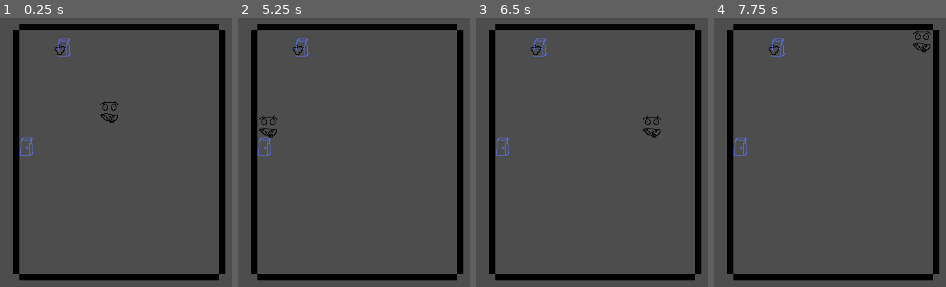
Above: before the commit, frames 1-4 (left to right).
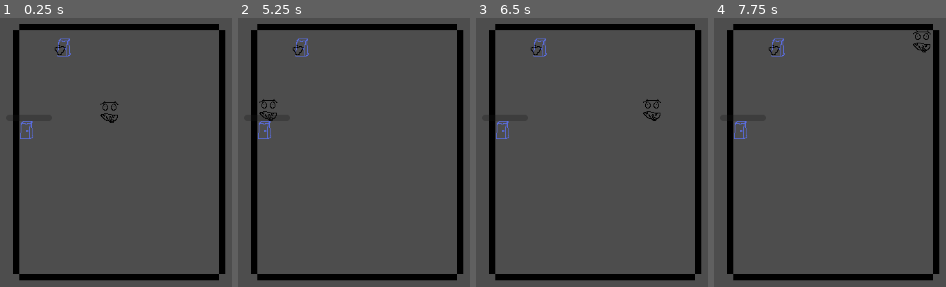
Above: after the commit, the same moments.

Repository: QuFafaulu/game-jam-2026
Game: Godot game, scene res://scenes/stage.tscn
Same seed, same stepped clock (60 frames per second), same inputs: the game is played once before the commit and once after it. Before the commit the project has no main scene; this scene is started directly in both runs.
Inputs:
- Up to frame 1 (0.25 s): no input
- Up to frame 2 (5.25 s): tap Enter at 0.5, 5 s; hold D (move_right) 0.53-1.28 s; tap Space (interact) at 0.6, 1.35, 2.1, 2.75, 2.85, 3.6, 4.35, 5.1 s; hold S (move_down) 1.28-2.03 s; hold D (move_right) 2.03-2.78 s; hold W (move_up) 2.78-3.53 s; hold A (move_left) 3.53-5.03 s; hold S (move_down) from 5.03 s (still down)
- Up to frame 3 (6.5 s): tap Space (interact) at 5.75, 5.85 s; release S (move_down) at 5.78 s; hold D (move_right) from 5.78 s (still down)
- Up to frame 4 (7.75 s): release D (move_right) at 6.53 s; hold W (move_up) 6.53-7.28 s; tap Space (interact) at 6.6, 7.35 s; tap Enter at 7.25 s; hold D (move_right) from 7.28 s (still down)

The runs differ from the first frame. In frame 1, 0.3% of the frame differs, in the area x 8-15%, y 38-52%; in frame 2, 0.7%; in frame 3, 0.7%, in the area x 8-80%, y 30-52%; in frame 4, 0.3%.

Commit message:
Cleaned up item passing and added oven progress bar

Diff:
--- /dev/null
+++ b/oven.gd
@@ -0,0 +1 @@
+extends Station
--- a/project.godot
+++ b/project.godot
@@ -11,6 +11,7 @@
 [application]
 
 config/name="Game Jam 2026"
+run/main_scene="uid://gukl0umto2eh"
 config/features=PackedStringArray("4.5", "GL Compatibility")
 config/icon="res://sprites/icon.svg"
 
--- a/scenes/chef.tscn
+++ b/scenes/chef.tscn
@@ -33,3 +33,5 @@
 
 [node name="CollisionShape2D" type="CollisionShape2D" parent="Area2D"]
 shape = SubResource("RectangleShape2D_5cx38")
+
+[node name="Inventory" type="Node2D" parent="."]
--- a/scenes/fridge.tscn
+++ b/scenes/fridge.tscn
@@ -35,6 +35,8 @@
 
 [node name="Station" type="Area2D"]
 script = ExtResource("1_e6sfw")
+cook_time = null
+cookable = null
 metadata/_custom_type_script = "uid://bo2oxn75tbl7i"
 
 [node name="InteractArea" type="CollisionShape2D" parent="."]
@@ -54,10 +56,10 @@
 
 [node name="Apple" parent="Inventory" instance=ExtResource("3_gk71u")]
 texture = ExtResource("4_gk71u")
+cookable = true
 
 [node name="Orange" parent="Inventory" instance=ExtResource("3_gk71u")]
 texture = ExtResource("4_gk71u")
-tint = Color(0.91764706, 0.2784314, 0.043137256, 1)
 cookable = true
 
 [connection signal="body_exited" from="." to="." method="_on_fridge_interact_body_exited"]
--- a/scenes/item.tscn
+++ b/scenes/item.tscn
@@ -1,14 +1,21 @@
-[gd_scene load_steps=3 format=3 uid="uid://cesub6r60e3a"]
+[gd_scene load_steps=4 format=3 uid="uid://cesub6r60e3a"]
 
 [ext_resource type="Script" uid="uid://diwyaltxlyv5t" path="res://scripts/classes/item.gd" id="1_f1eh7"]
 
 [sub_resource type="RectangleShape2D" id="RectangleShape2D_tnite"]
 
+[sub_resource type="RectangleShape2D" id="RectangleShape2D_4gq7n"]
+
 [node name="Item" type="Area2D"]
 script = ExtResource("1_f1eh7")
 metadata/_custom_type_script = "uid://c672w24kn7bpt"
 
-[node name="CollisionShape2D" type="CollisionShape2D" parent="."]
+[node name="InteractArea" type="CollisionShape2D" parent="."]
 shape = SubResource("RectangleShape2D_tnite")
 
 [node name="Sprite" type="Sprite2D" parent="."]
+
+[node name="CollisionBody" type="RigidBody2D" parent="."]
+
+[node name="CollisionBodyShape" type="CollisionShape2D" parent="CollisionBody"]
+shape = SubResource("RectangleShape2D_4gq7n")
--- a/scenes/oven.tscn
+++ b/scenes/oven.tscn
@@ -1,55 +1,7 @@
-[gd_scene load_steps=8 format=3 uid="uid://pn5618ft84ov"]
+[gd_scene load_steps=3 format=3 uid="uid://pn5618ft84ov"]
 
-[ext_resource type="Script" uid="uid://bhxlwd2sarxuk" path="res://scripts/scene_scripts/oven.gd" id="1_nd33l"]
-[ext_resource type="Texture2D" uid="uid://u0wfnxd8fyhh" path="res://sprites/Oven.png" id="2_pgb8s"]
+[ext_resource type="PackedScene" uid="uid://bwo7qpkc4hliq" path="res://scenes/station.tscn" id="1_nd33l"]
+[ext_resource type="Script" uid="uid://xcxbrfp0361k" path="res://oven.gd" id="2_pgb8s"]
 
-[sub_resource type="RectangleShape2D" id="RectangleShape2D_dawyj"]
-size = Vector2(48, 55)
-
-[sub_resource type="AtlasTexture" id="AtlasTexture_6u3yf"]
-atlas = ExtResource("2_pgb8s")
-region = Rect2(0, 0, 35, 32)
-
-[sub_resource type="AtlasTexture" id="AtlasTexture_gv0pl"]
-atlas = ExtResource("2_pgb8s")
-region = Rect2(35, 0, 35, 32)
-
-[sub_resource type="SpriteFrames" id="SpriteFrames_skjd0"]
-animations = [{
-"frames": [{
-"duration": 1.0,
-"texture": SubResource("AtlasTexture_6u3yf")
-}, {
-"duration": 1.0,
-"texture": SubResource("AtlasTexture_gv0pl")
-}],
-"loop": true,
-"name": &"default",
-"speed": 5.0
-}]
-
-[sub_resource type="RectangleShape2D" id="RectangleShape2D_6u3yf"]
-size = Vector2(18, 26)
-
-[node name="Oven" type="Area2D"]
-script = ExtResource("1_nd33l")
-tint = null
-cookable = null
-metadata/_custom_type_script = "uid://bo2oxn75tbl7i"
-
-[node name="InteractArea" type="CollisionShape2D" parent="."]
-position = Vector2(18, -1.5)
-shape = SubResource("RectangleShape2D_dawyj")
-
-[node name="Sprite" type="AnimatedSprite2D" parent="."]
-sprite_frames = SubResource("SpriteFrames_skjd0")
-
-[node name="StaticBody2D" type="StaticBody2D" parent="."]
-
-[node name="CollisionShape2D" type="CollisionShape2D" parent="StaticBody2D"]
-position = Vector2(3, -3)
-shape = SubResource("RectangleShape2D_6u3yf")
-
-[node name="Inventory" type="Node2D" parent="."]
-
-[connection signal="area_entered" from="." to="." method="_on_area_entered"]
+[node name="Oven" instance=ExtResource("1_nd33l")]
+script = ExtResource("2_pgb8s")
--- a/scenes/stage.tscn
+++ b/scenes/stage.tscn
@@ -45,13 +45,9 @@
 [node name="Fridge" parent="Interactable_objects" instance=ExtResource("4_l5bn0")]
 position = Vector2(443, 125)
 
-[node name="oven" parent="Interactable_objects" instance=ExtResource("5_vcsse")]
-position = Vector2(391, 268)
-tint = Color(0, 0, 0, 1)
-cookable = false
+[node name="Oven" parent="Interactable_objects" instance=ExtResource("5_vcsse")]
+position = Vector2(391, 244)
 
 [node name="DroppedItems" type="Node2D" parent="."]
 
 [connection signal="drop" from="Chef" to="." method="_on_chef_drop"]
-[connection signal="is_interacting" from="Chef" to="." method="_on_chef_is_interacting"]
-[connection signal="request_reparent" from="Interactable_objects/oven" to="." method="_on_request_reparent"]
--- a/scenes/station.tscn
+++ b/scenes/station.tscn
@@ -31,7 +31,7 @@
 [sub_resource type="RectangleShape2D" id="RectangleShape2D_6u3yf"]
 size = Vector2(18, 26)
 
-[node name="InteractableObj" type="Area2D"]
+[node name="Station" type="Area2D"]
 script = ExtResource("1_0r0hh")
 metadata/_custom_type_script = "uid://c672w24kn7bpt"
 
@@ -49,3 +49,11 @@
 shape = SubResource("RectangleShape2D_6u3yf")
 
 [node name="Inventory" type="Node2D" parent="."]
+
+[node name="ProgressBar" type="ProgressBar" parent="."]
+process_mode = 3
+offset_left = -26.0
+offset_top = -25.0
+offset_right = 40.0
+offset_bottom = -16.0
+show_percentage = false
--- a/scripts/classes/deprecated/interactable_object.gd
+++ /dev/null
@@ -1,6 +0,0 @@
-class_name InteractableObject
-extends Node2D
-
-func interact(... _args: Array) -> InteractableObject:
-	print("NOOOOOO")
-	return null
--- a/scripts/classes/deprecated/interactable_zone.gd
+++ /dev/null
@@ -1,7 +0,0 @@
-class_name InteractableZone
-extends Area2D
-
-@export var linked_object: InteractableObject
-
-func interact(...args: Array) -> InteractableObject:
-	return linked_object.interact(args)
--- a/scripts/classes/interactableObj.gd
+++ b/scripts/classes/interactableObj.gd
@@ -1,25 +1,14 @@
 class_name InteractrableObj
 extends Area2D
 
-@export var tint: Color #Property for easy recolours, but couldnt get it to work so unimplemented
-						#use built-in Modulate property instead
-
 @export var cookable: bool = false  #flag for stations to decide what they should interact with.
-
 @onready var sprite := $Sprite
 
-
-
-func interact(... _args: Array) -> InteractrableObj:
+func interact(_offered_item: Item) -> Item:
 	return null
-
-
-
-
 
 func _ready() -> void:
 	pass
 
-
-func _process(delta: float) -> void:
+func _process(_delta: float) -> void:
 	pass # Replace with function body.
--- a/scripts/classes/item.gd
+++ b/scripts/classes/item.gd
@@ -2,8 +2,11 @@
 extends InteractrableObj
 
 @export var texture: Texture2D
+@export var collision_shape_scale: float = 0.9
 
-@onready var interaction_shape = $CollisionShape2D
+@onready var interact_area = $InteractArea
+@onready var collision_body = $CollisionBody
+@onready var collision_body_shape = $CollisionBody/CollisionBodyShape
 
 func _ready():
 	# By default, disable all interaction
@@ -11,17 +14,24 @@
 	# Set the Sprite to use the texture set by parent scene
 	sprite.texture = texture
 	# Set the interaction zone to match the sprite size
-	interaction_shape.shape.size = sprite.get_rect().size
-
+	interact_area.shape.size = sprite.get_rect().size
+	# Set the collision body shape to be a scaled-down version of sprite size
+	collision_body_shape.shape.size = sprite.get_rect().size*Vector2(collision_shape_scale, collision_shape_scale)
 
 func enable_interaction():
-	set_collision_layer_value(Global.DROPPED_ITEM_LAYER, true)
+	set_collision_layer_value(Global.DROPPED_ITEM_INTERACTION_LAYER, true)
 
 func disable_interaction():
 	# Turn off all collision layers
-	set_collision_layer_value(Global.UTILITY_LAYER, false)
-	set_collision_layer_value(Global.DROPPED_ITEM_LAYER, false)
-	set_collision_layer_value(Global.COMBAT_LAYER, false)
+	set_collision_layer_value(Global.STATION_INTERACTION_LAYER, false)
+	set_collision_layer_value(Global.DROPPED_ITEM_INTERACTION_LAYER, false)
+	set_collision_layer_value(Global.COMBAT_INTERACTION_LAYER, false)
 
-func interact(... _args: Array) -> InteractrableObj:
+func enable_collision():
+	collision_body.set_collision_layer_value(Global.PHYSICS_LAYER, true)
+
+func disable_collision():
+	collision_body.set_collision_layer_value(Global.PHYSICS_LAYER, false)
+
+func interact(_offered_item: Item) -> Item:
 	return self
--- a/scripts/classes/station.gd
+++ b/scripts/classes/station.gd
@@ -1,47 +1,63 @@
 class_name Station
 extends InteractrableObj
 
-signal request_reparent(station: Station, item: InteractrableObj)
 var is_cooking: bool = false #records sation state
-var cook_progress: int = 0 #percent value
+var cook_progress: float = 0.0 #percent value
 var meal_ready: bool = false
 
-@onready var inventory := $Inventory #Holds collected item (multiple items for fridge)
+@export var cook_time := 10
 
-func interact(... _args: Array) -> InteractrableObj:
-	return null
+@onready var inventory := $Inventory # Holds collected item (multiple items for fridge)
+@onready var progress_bar := $ProgressBar
 
-func take_item(item: InteractrableObj): #Collects cookable item dropped on it
-	if not is_cooking:
-		request_reparent.emit(self, item)
-		item.global_position = self.global_position
-		item.disable_interaction()
-		start_cooking(item)
+func interact(offered_item: Item) -> Item:
+	var offering_item: Item
+	if not inventory.get_child(0) == null and not is_cooking:
+		#if is_cooking:
+		#	interrupt_cooking()
+		offering_item = inventory.get_child(0)
+	else:
+		offering_item = null
+	if not offered_item == null and offered_item.cookable and not is_cooking:
+		take_item(offered_item)
+	return offering_item
+
+func take_item(item: Item): #Collects cookable item
+	item.reparent(inventory)
+	item.global_position = self.global_position
+	item.disable_interaction()
+	item.disable_collision()
+	start_cooking(item)
 
 func start_cooking(food: Item): #Starts cooking collected item
 	food.hide()
 	is_cooking = true
 
+func interrupt_cooking():
+	var meal = inventory.get_child(0)
+
+	meal.show()
+	cook_progress = 0
+	is_cooking = false
+
 func finish_cooking(): #Present cooked item and notify player
-
-	var meal = $Inventory.get_child(0) #fetch meal
+	var meal = inventory.get_child(0) #fetch meal
 
 	#prepare meal for player interaction
-	meal.texture = load("res://sprites/Borgir.png") #NOT WORKING
+	meal.sprite.texture = load("res://sprites/Borgir.png")
 	meal.show()
 	meal.cookable = false
-	meal.enable_interaction()
-
-	print("Meal ready!") #replace with singal to Main
 
 	#set station to meal_ready state
 	meal_ready = true
 	cook_progress = 0
 	is_cooking = false
 
-
 func _process(delta: float) -> void:
 	if is_cooking:
-		cook_progress += 1
-	if cook_progress >= 100:
+		cook_progress += delta
+	if cook_progress >= cook_time:
 		finish_cooking()
+	if not progress_bar == null: # bug? every other process cycle, the progress bar is null
+		progress_bar.max_value = cook_time
+		progress_bar.set_value_no_signal(cook_progress)
--- a/scripts/global.gd
+++ b/scripts/global.gd
@@ -1,7 +1,7 @@
 extends Node
 
-
-#Collision prioority: highest number is top priority, 0 is lowest
-const UTILITY_LAYER = 0
-const DROPPED_ITEM_LAYER = 1
-const COMBAT_LAYER = 2
+# Interaction priority: highest number is top priority, 0 is lowest
+const PHYSICS_LAYER = 0 # Used by physics bodies, not used for overlaps or interactions
+const STATION_INTERACTION_LAYER = 1 # Highest priority, used by interactable stage "stations"
+const DROPPED_ITEM_INTERACTION_LAYER = 2 # Used by dropped items
+const COMBAT_INTERACTION_LAYER = 3 # Used by combat entities (i.e. rats)
--- a/scripts/scene_scripts/chef.gd
+++ b/scripts/scene_scripts/chef.gd
@@ -1,31 +1,18 @@
 extends CharacterBody2D
 
 @export var max_speed := 300
+@export var inventory_slot_y_offset := -20
 @onready var interaction_zone: Area2D = $Area2D
-var cookable := false #Needed for all area 2Ds or else
+@onready var inventory: Node2D = $Inventory
 
-var carried_item: Item
-
-signal im_interacting_with_you #unimplemented
-signal is_interacting
-signal drop
+signal drop #Emitted when the chef drops an inventory item, to be intercepted by the stage
 
 func _ready():
 	# Set the chef's interaction zone to scan all layers that can be
 	# interacted with
-	interaction_zone.set_collision_mask_value(Global.UTILITY_LAYER, true)
-	interaction_zone.set_collision_mask_value(Global.DROPPED_ITEM_LAYER, true)
-
-func get_top_priority_interaction_zone(zones: Array[Area2D]) -> Area2D:
-	var prio_zone: Area2D
-	# Start with the 0 index zone
-	prio_zone = zones[0]
-	# Loop through all the zones,
-	# floating the highest collision layer zone to the top
-	for zone in zones:
-		if zone.collision_layer > prio_zone.collision_layer:
-			prio_zone = zone
-	return prio_zone
+	interaction_zone.set_collision_mask_value(Global.STATION_INTERACTION_LAYER, true)
+	interaction_zone.set_collision_mask_value(Global.DROPPED_ITEM_INTERACTION_LAYER, true)
+	self.set_collision_layer_value(Global.PHYSICS_LAYER, true)
 
 func _physics_process(_delta): #Handles player movement
 	var input_dir: Vector2
@@ -41,28 +28,58 @@
 
 func _input(_event):
 	var zones: Array[Area2D]
-	var prio_zone: Area2D
+	var prio_obj: InteractrableObj
 	# When the interact input is received, emit the is_interacting
 	# signal, along with the zone being interacted with
 	if Input.is_action_just_pressed("interact"):
 
-		# Get all zones overlapping with the player interaction box
+		# Get all Area2Ds overlapping with the player interaction box
 		zones = interaction_zone.get_overlapping_areas()
+		if not zones.is_empty():
+			prio_obj  = get_top_priority_interactable_obj(zones)
+			if not prio_obj == null: # It's possible for none of the zone to be InteractableObj
+				print("Chef offered ", inventory.get_child(0))
+				var aquired_item = prio_obj.interact(inventory.get_child(0))
+				if not aquired_item == null:
+					pick_up_item(aquired_item)
+				# Exit the _input function now if an interactable object was found,
+				# skip the dropped_carried_item below
+				return
+		# If an interaction with an InteractableObj did not occur,
+		# instread drop the carried item
 		drop_carried_item()
-		if not zones.is_empty():
-			prio_zone  = get_top_priority_interaction_zone(zones)
-			is_interacting.emit(prio_zone)
 
+# Takes an array of Area2Ds (which may or may not include InteractableObj instances)
+# and returns the InteractableObj on the highest collision layer (if it exists)
+# Otherwise returns null
+func get_top_priority_interactable_obj(zones: Array[Area2D]) -> InteractrableObj:
+	var prio_zone: InteractrableObj = null
+	# Loop through all the zones,
+	# floating the highest collision layer zone to the top
+	for zone in zones:
+		# Find the first InteractableObj within the zones, and set prio zone to that
+		if prio_zone == null and zone is InteractrableObj:
+			prio_zone = zone
+		# If any InteractableObj has a higher collision_layer, replace as prio_zone
+		if zone is InteractrableObj and zone.collision_layer > prio_zone.collision_layer:
+			prio_zone = zone
+	return prio_zone
 
+#
 func pick_up_item(item: Item):
-	# Shift the item up above the chef
-	item.global_position = self.global_position + Vector2(0,-20)
+	# Drop the carried item if any
 	drop_carried_item()
-	carried_item = item
+	# Claim ownership of the item
+	item.reparent(inventory)
+	item.disable_interaction()
+	item.disable_collision()
+	# Shift the new item up above the chef
+	item.position = Vector2(0, inventory_slot_y_offset)
 
 func drop_carried_item():
-	if carried_item == null:
+	# If the chef is not carrying an item, do nothing
+	if inventory.get_child(0) == null:
 		return
+	# Emit to drop signal so the stage can take control of the item
 	else:
-		drop.emit(carried_item)
-		carried_item = null
+		drop.emit(inventory.get_child(0))
--- a/scripts/scene_scripts/fridge.gd
+++ b/scripts/scene_scripts/fridge.gd
@@ -1,7 +1,7 @@
 extends Station
 
 
-func interact(... _args: Array) -> Item:
+func interact(offered_item: Item) -> Item:
 	var contents: Array[Node]
 	# Open the fridge
 	sprite.frame = 1
--- a/scripts/scene_scripts/oven.gd
+++ b/scripts/scene_scripts/oven.gd
@@ -1,9 +1,8 @@
 extends Station
 
-
-func _on_area_entered(item: Area2D) -> void:
-	print("I see")
-	print(item.name)
-	if item.cookable:
-		print("i cook " + item.name)
-		take_item(item)
+#func _on_area_entered(item: Area2D) -> void:
+	#print("I see")
+	#print(item.name)
+	#if item.cookable:
+		#print("i cook " + item.name)
+		#take_item(item)
--- a/scripts/scene_scripts/stage.gd
+++ b/scripts/scene_scripts/stage.gd
@@ -3,42 +3,15 @@
 @onready var chef = $Chef
 @onready var dropped_items = $DroppedItems
 
-func _on_chef_is_interacting(zone):
-	var aquired_item: Item
-	# Call interact on the interacted-with zone,
-	# if the zone delivers an item it be returned
-	aquired_item = zone.interact()
-	# If the zone did give an item, reparent it
-	# to the chef and disable it's interaction
-	# because an item being carried by the chef should never interact
-	if not aquired_item == null:
-		aquired_item.reparent(chef)
-		aquired_item.disable_interaction()
-		chef.pick_up_item(aquired_item)
-		#grey
-		##blue
-
-	#var aquired_item: Item
-	## Call interact on the interacted-with zone,
-	## if the zone delivers an item it be returned
-	#aquired_item = zone.interact()
-	## If the zone did give an item, reparent it
-	## to the chef and disable it's interaction
-	## because an item being carried by the chef should never interact
-	#if not aquired_item == null:
-		#aquired_item.reparent(chef)
-		#aquired_item.disable_interaction()
-		#chef.pick_up_item(aquired_item)
-
 # When the chef drops an item, reparent that item to self (the stage)
 # and enable its interaction so the chef or others can pick it up again
 func _on_chef_drop(item: Item) -> void:
-	item.reparent(self)
+	# Claim the dropped item, and put it under the dropped_items node
+	item.reparent(dropped_items)
+	# Allow the item to be interacted with
 	item.enable_interaction()
-	# Set the item's position based on the chef's current position,
-	# could be changed to drop items on specific spots
-	item.position = chef.position + Vector2(0,-20)
-
-
-func _on_request_reparent(station: Station, item: InteractrableObj) -> void:
-	item.reparent(station.inventory)
+	# Set the item's position back to it's position before reparenting
+	# (this should leave the item unmoved)
+	item.position = chef.position
+	# Allow the item to collide with physics bodies
+	item.collision_body.apply_impulse(Vector2(10,0))
Not shown, added: oven.gd.uid
Not shown, removed: scripts/classes/deprecated/interactable_object.gd.uid
Not shown, removed: scripts/classes/deprecated/interactable_zone.gd.uid
